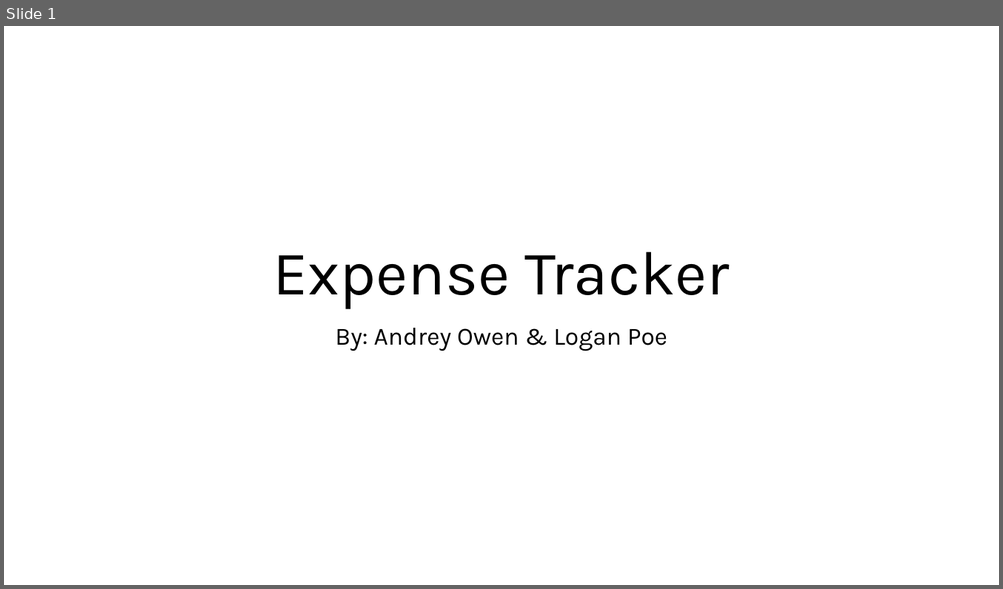
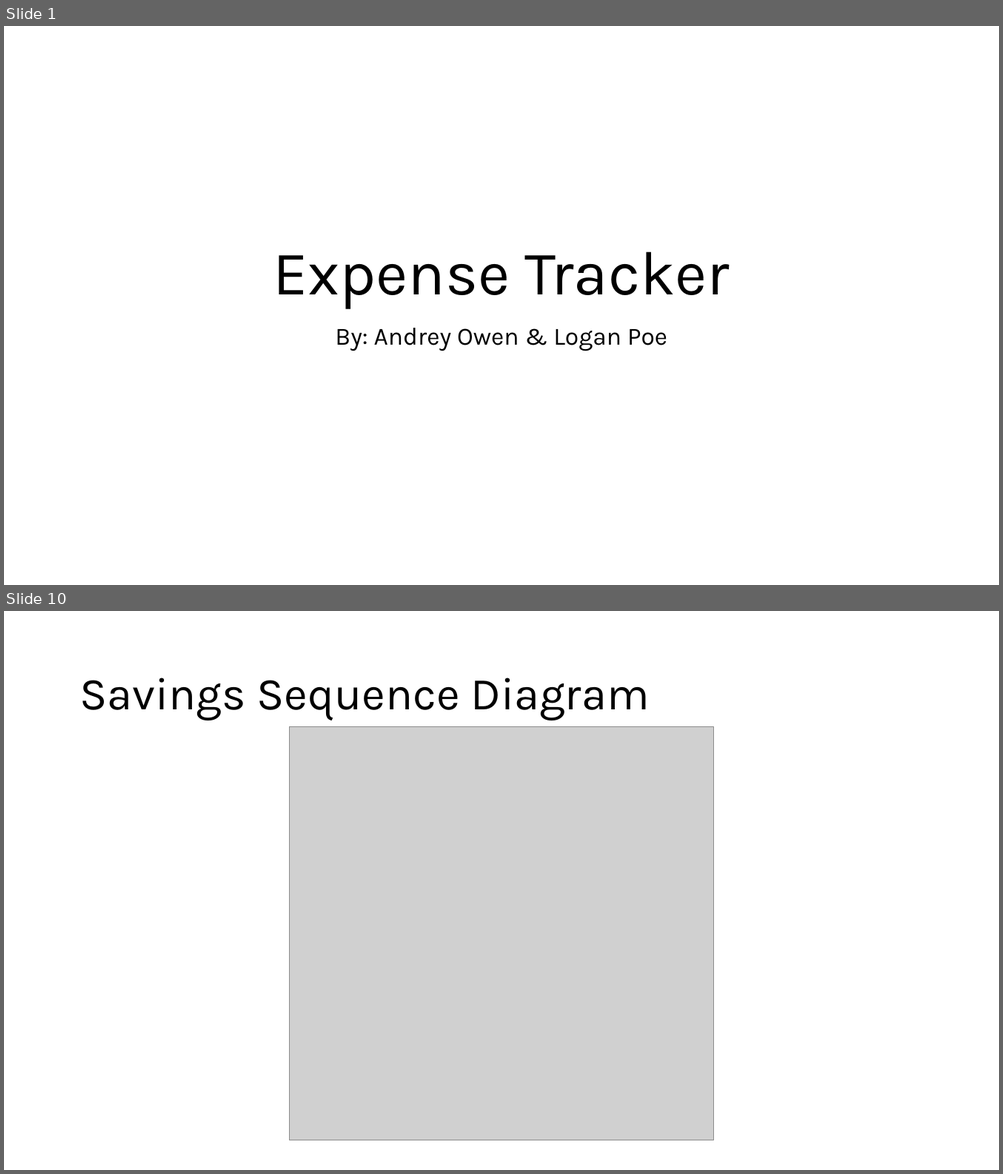
Before and after one commit to Dreymeister/ExpenseTracker, a slide deck: Documents/ASE420_ExpenseTracker.pptx. Shown one above the other, each under a label of ours: slide 1 before the commit, slides 1 and 10 after it; the slides between them are not shown. The pictures are 1003x589 and 1003x1174 pixels, drawn with LibreOffice and Linux fonts; fonts in the diff are those of the drawing; grey boxes stand for pictures. Boxes give left, top, right and bottom in pixels: in the first picture for what was removed or moved away, otherwise in the second. Text is boxed around its words. In the diff, an @@ line names an element or a change of style, - is before the commit and + after.

Commit message:
Added updated presentation and activity diagram

```diff
--- a/Documents/ASE420_ExpenseTracker.pptx
+++ b/Documents/ASE420_ExpenseTracker.pptx
@@ slide 10 added at bbox=[4, 611, 999, 1170], background #FFFFFF @@
@@ title added at bbox=[79, 678, 649, 721], 44 pt, text #000000 @@
+Savings Sequence Diagram
@@ picture added at bbox=[289, 727, 714, 1141] @@
```
Also in this commit, not shown: 3 slides changed, 13 other slides added, 1 slide removed, 1 other file.
